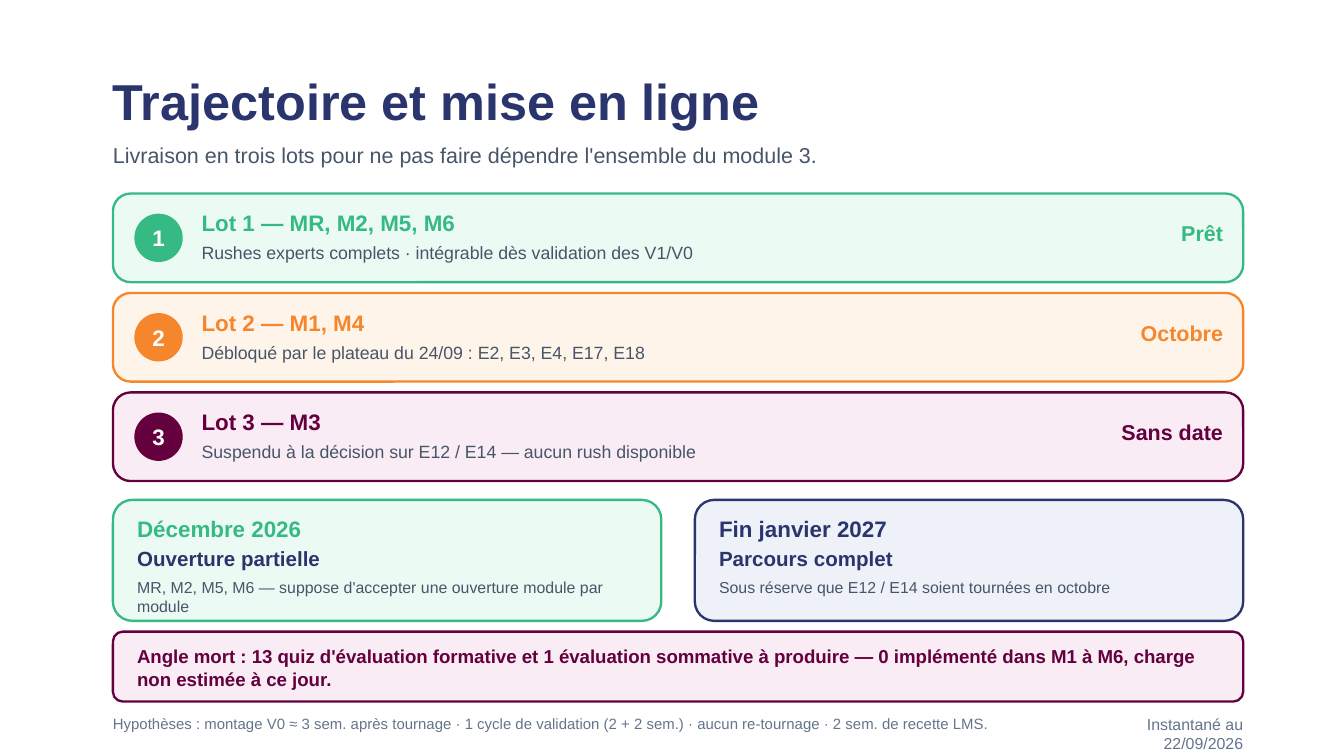
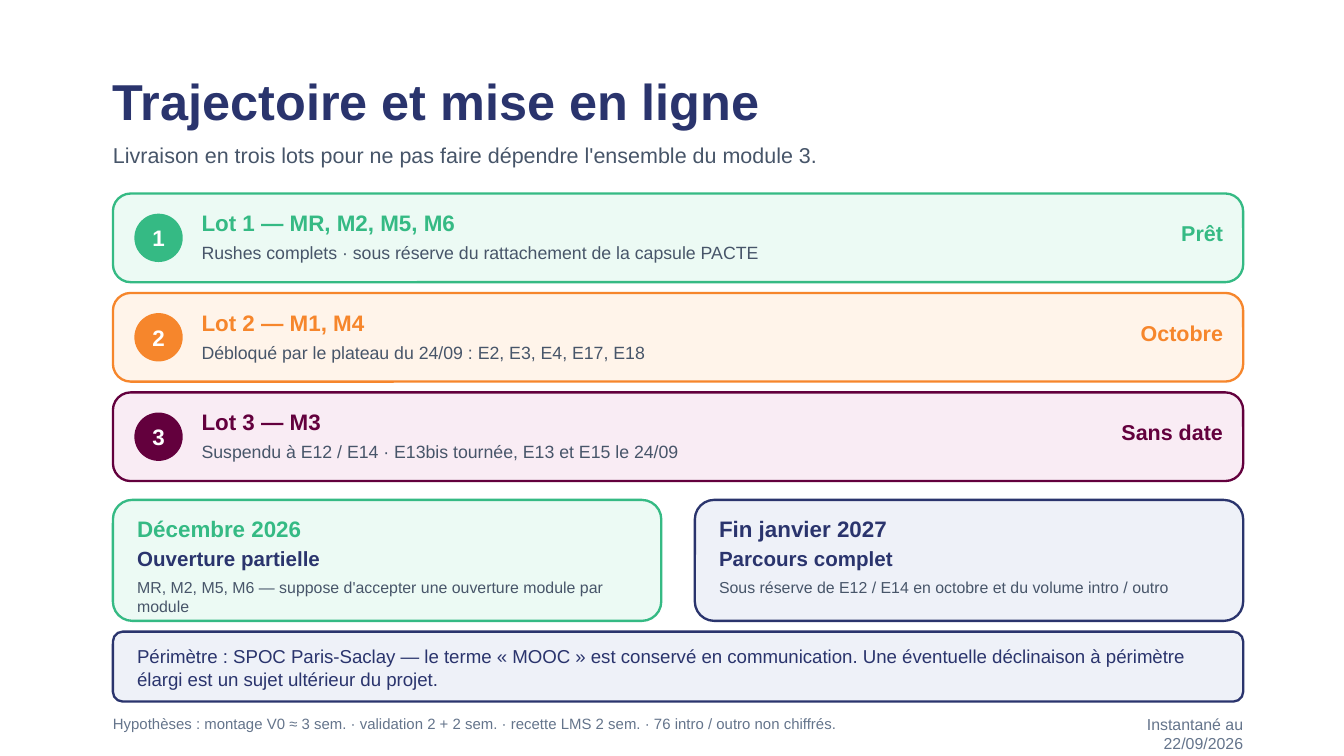
Before and after one commit to Tyrulfr/Oser-Pour-Innover-SCORM, a slide deck: slide 3 of avancement-mooc-2026-09-22.pptx. Drawn at 1344x756 pixels with LibreOffice and Linux fonts; fonts in the diff are those of the drawing. Boxes give left, top, right and bottom in pixels: in the first picture for what was removed or moved away, otherwise in the second. Text is boxed around its words. In the diff, an @@ line names an element or a change of style, - is before the commit and + after.

```diff
--- a/avancement-mooc-2026-09-22.pptx
+++ b/avancement-mooc-2026-09-22.pptx
@@ text at (202,246,759,263): text changed @@
-Rushes experts complets · intégrable dès validation des V1/V0
+Rushes complets · sous réserve du rattachement de la capsule PACTE
@@ text at (202,445,678,462): text changed @@
-Suspendu à la décision sur E12 / E14 — aucun rush disponible
+Suspendu à E12 / E14 · E13bis tournée, E13 et E15 le 24/09
@@ text at (719,581,1168,593): text changed @@
-Sous réserve que E12 / E14 soient tournées en octobre
+Sous réserve de E12 / E14 en octobre et du volume intro / outro
@@ rounded rectangle at (113,632,1243,702): fill #F9ECF4 to #EEF1F8; outline #63003D 1.25 pt to #2A346D 1.25 pt @@
@@ text at (137,649,1185,690): text changed; text colour #63003D to #2A346D; bold off @@
-Angle mort : 13 quiz d'évaluation formative et 1 évaluation sommative à produire — 0 implémenté dans M1 à M6, charge non estimée à ce jour.
+Périmètre : SPOC Paris-Saclay — le terme « MOOC » est conservé en communication. Une éventuelle déclinaison à périmètre élargi est un sujet ultérieur du projet.
@@ text at (113,718,836,732): text changed @@
-Hypothèses : montage V0 ≈ 3 sem. après tournage · 1 cycle de validation (2 + 2 sem.) · aucun re-tournage · 2 sem. de recette LMS.
+Hypothèses : montage V0 ≈ 3 sem. · validation 2 + 2 sem. · recette LMS 2 sem. · 76 intro / outro non chiffrés.
```
Also in this commit, not shown: 2 other slides changed, 1 other file.
